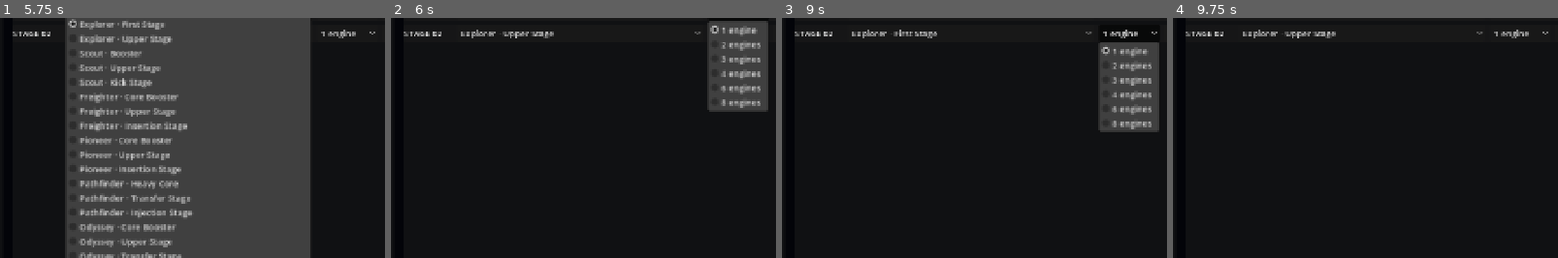
Above: before the commit, frames 1-4 (left to right).
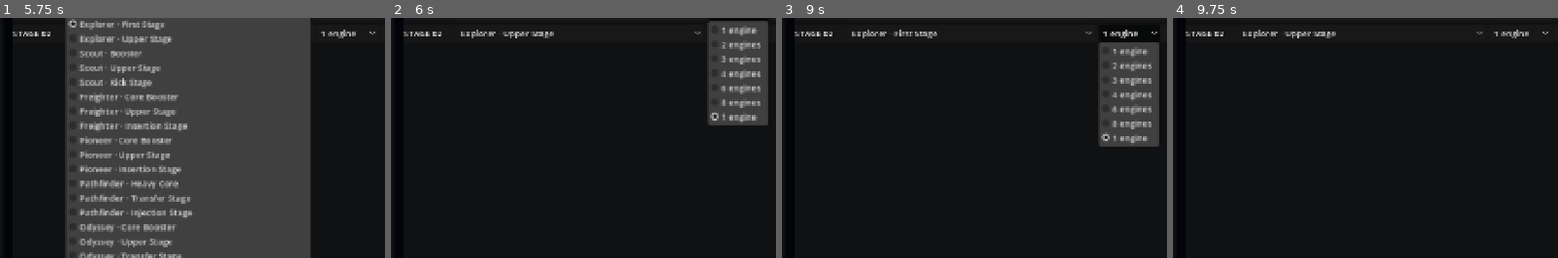
Above: after the commit, the same moments.

Repository: Blagos1195/Gravity-simulator
Game: Godot game, scene res://scenes/main.tscn
The game is run twice, just before and just after one commit, with the same random seed, the same clock (stepped at 60 frames per second) and the same inputs.
Inputs:
- Up to frame 1 (5.75 s): click "NEW GAME" at 0.5 s; click "CONTINUE TO ROCKET BUILDER" at 1.25 s; click "Standard tank" at 2 s; click "Standard tank" at 2.75 s; click "Compact tank" at 3.5 s; click "Freighter · LEO cargo" at 4.25 s; click "Explorer · First Stage" at 5 s
- Up to frame 2 (6 s): click "1 engine" at 5.75 s
- Up to frame 3 (9 s): click "↑" at 6.5 s; click "Explorer · Upper Stage" at 7.25 s; click "Explorer · First Stage" at 8 s; click "1 engine" at 8.75 s
- Up to frame 4 (9.75 s): click "↓" at 9.5 s
The pictures show only the part of the screen within x 28-78%, y 45-95%; the shares and areas given below are measured in that part.

Frame 1 is identical in both runs. In frame 2, 1.0% of the frame differs, in the area x 82-98%, y 3-45%; in frame 3, 1.0%, in the area x 82-98%, y 12-54%; in frame 4, nothing differs.

Commit message:
Make rocket workshop options catalog-driven

Diff:
--- a/Gravity/scripts/main.gd
+++ b/Gravity/scripts/main.gd
@@ -289,13 +289,20 @@
 	root.add_child(preset_row)
 	var preset_selector := OptionButton.new()
 	preset_selector.size_flags_horizontal = Control.SIZE_EXPAND_FILL
-	for preset in RocketDesign.preset_options():
+	var preset_options := RocketDesign.preset_options()
+	var selected_preset_index := 0
+	for preset_index in range(preset_options.size()):
+		var preset: Dictionary = preset_options[preset_index]
 		preset_selector.add_item(str(preset.label))
 		preset_selector.set_item_metadata(preset_selector.item_count - 1, str(preset.id))
-	preset_selector.select(1)
+		if str(preset.id) == "LEO_CARGO":
+			selected_preset_index = preset_index
+	if not preset_options.is_empty():
+		preset_selector.select(selected_preset_index)
 	preset_row.add_child(preset_selector)
 	var preset_description := Label.new()
-	preset_description.text = RocketDesign.preset_description("LEO_CARGO")
+	var initial_preset_id := str(preset_selector.get_item_metadata(selected_preset_index)) if not preset_options.is_empty() else ""
+	preset_description.text = RocketDesign.preset_description(initial_preset_id)
 	preset_description.size_flags_horizontal = Control.SIZE_EXPAND_FILL
 	preset_description.autowrap_mode = TextServer.AUTOWRAP_WORD_SMART
 	preset_description.add_theme_color_override("font_color", Color(0.58, 0.68, 0.8))
@@ -364,21 +371,24 @@
 	assembly.add_child(payload_label)
 	var payload_selector := OptionButton.new()
 	payload_selector.size_flags_horizontal = Control.SIZE_EXPAND_FILL
-	var payload_options := [
-		{"id": "custom", "label": "Custom payload · %.1f t" % (float(rocket_design.get("payload_mass", 500.0)) / 1000.0), "mass": float(rocket_design.get("payload_mass", 500.0))},
-		{"id": "satellite", "label": "Small satellite · 150 kg", "mass": 150.0},
-		{"id": "probe", "label": "Science probe · 1.8 t", "mass": 1800.0},
-		{"id": "crew", "label": "Crew capsule · 6.5 t", "mass": 6500.0},
-		{"id": "cargo", "label": "Cargo module · 8 t", "mass": 8000.0},
-		{"id": "heavy_cargo", "label": "Heavy cargo · 12 t", "mass": 12000.0}
-	]
-	var selected_payload := 0
+	var payload_options := RocketDesign.payload_options()
+	var current_payload_mass := float(rocket_design.get("payload_mass", 500.0))
+	var selected_payload := -1
+	for payload_index in range(payload_options.size()):
+		var payload_option: Dictionary = payload_options[payload_index]
+		if is_equal_approx(float(payload_option.mass), current_payload_mass):
+			selected_payload = payload_index
+	if selected_payload < 0:
+		payload_options.insert(0, {
+			"id": "custom",
+			"label": "Custom payload · %.1f t" % (current_payload_mass / 1000.0),
+			"mass": current_payload_mass
+		})
+		selected_payload = 0
 	for payload_index in range(payload_options.size()):
 		var payload_option: Dictionary = payload_options[payload_index]
 		payload_selector.add_item(str(payload_option.label))
 		payload_selector.set_item_metadata(payload_index, payload_option)
-		if is_equal_approx(float(payload_option.mass), float(rocket_design.get("payload_mass", 500.0))):
-			selected_payload = payload_index
 	payload_selector.select(selected_payload)
 	rocket_design["payload_type"] = str(payload_options[selected_payload].id)
 	payload_selector.item_selected.connect(func(index: int):
@@ -432,12 +442,14 @@
 		stage_row.add_child(part_selector)
 		var engine_selector := OptionButton.new()
 		engine_selector.tooltip_text = "Splits the stage's total thrust and fuel flow across this many smaller engines."
-		for engine_count in [1, 2, 3, 4, 6, 8]:
+		var engine_options := RocketDesign.engine_count_options()
+		var current_engine_count := int(stage.get("engine_count", 1))
+		if not engine_options.has(current_engine_count):
+			engine_options.append(current_engine_count)
+		for engine_count in engine_options:
 			engine_selector.add_item("%d engine%s" % [engine_count, "" if engine_count == 1 else "s"])
 			engine_selector.set_item_metadata(engine_selector.item_count - 1, engine_count)
-		var current_engine_count := int(stage.get("engine_count", 1))
-		var engine_options := [1, 2, 3, 4, 6, 8]
-		engine_selector.select(engine_options.find(current_engine_count) if current_engine_count in engine_options else 0)
+		engine_selector.select(engine_options.find(current_engine_count))
 		engine_selector.item_selected.connect(func(option_index: int):
 			var current_stage: Dictionary = rocket_design["stages"][stage_index]
 			var configured := RocketDesign.configure_stage(str(current_stage.get("part_id", "")), int(engine_selector.get_item_metadata(option_index)), float(current_stage.get("tank_scale", 1.0)))
@@ -447,17 +459,18 @@
 		)
 		stage_row.add_child(engine_selector)
 		var tank_selector := OptionButton.new()
-		var tank_options := [
-			{"label": "Compact tank", "scale": 0.75},
-			{"label": "Standard tank", "scale": 1.0},
-			{"label": "Extended tank", "scale": 1.25}
-		]
-		var selected_tank_index := 1
+		var tank_options := RocketDesign.tank_scale_options()
+		var current_tank_scale := float(stage.get("tank_scale", 1.0))
+		var selected_tank_index := -1
 		for tank_index in range(tank_options.size()):
 			tank_selector.add_item(str(tank_options[tank_index].label))
 			tank_selector.set_item_metadata(tank_index, float(tank_options[tank_index].scale))
-			if is_equal_approx(float(stage.get("tank_scale", 1.0)), float(tank_options[tank_index].scale)):
+			if is_equal_approx(current_tank_scale, float(tank_options[tank_index].scale)):
 				selected_tank_index = tank_index
+		if selected_tank_index < 0:
+			tank_selector.add_item("Current tank scale · %.2fx" % current_tank_scale)
+			tank_selector.set_item_metadata(tank_selector.item_count - 1, current_tank_scale)
+			selected_tank_index = tank_selector.item_count - 1
 		tank_selector.select(selected_tank_index)
 		tank_selector.item_selected.connect(func(option_index: int):
 			var current_stage: Dictionary = rocket_design["stages"][stage_index]
